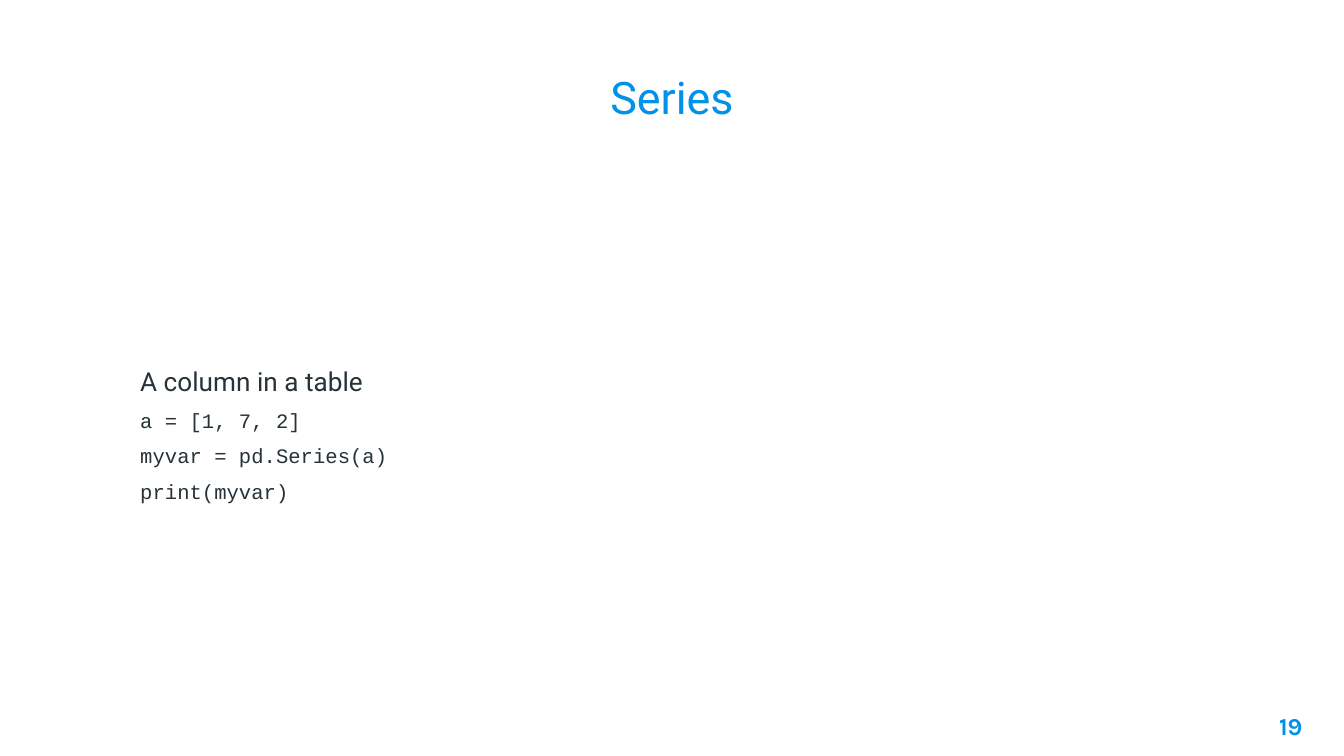
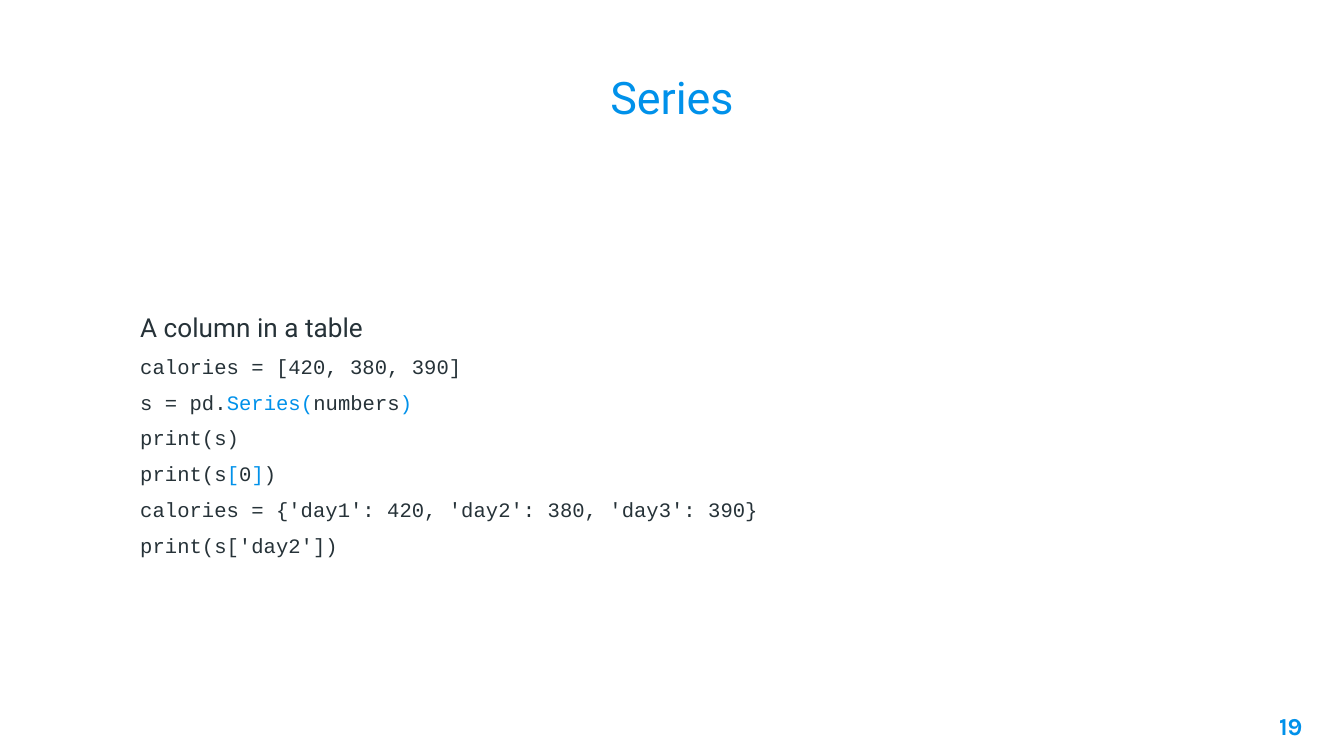
Before and after one commit to AleeRezaa/learn-python, a slide deck: slide 19 of 2 Data Science.pptx. Drawn at 1344x756 pixels with LibreOffice and Linux fonts; fonts in the diff are those of the drawing; background and template pictures are left out. Boxes give left, top, right and bottom in pixels: in the first picture for what was removed or moved away, otherwise in the second. Text is boxed around its words. In the diff, an @@ line names an element or a change of style, - is before the commit and + after.

Commit message:
add pd dataframes and series

```diff
--- a/2 Data Science.pptx
+++ b/2 Data Science.pptx
@@ text at (140, 359, 757, 558): text changed @@
-a = [1, 7, 2]
-myvar = pd.Series(a)
-print(myvar)
+calories = [420, 380, 390]
+s = pd.Series(numbers)
+print(s)
+print(s[0])
+calories = {'day1': 420, 'day2': 380, 'day3': 390}
+print(s['day2'])
```
Also in this commit, not shown: 1 other slide changed, 1 other file.
